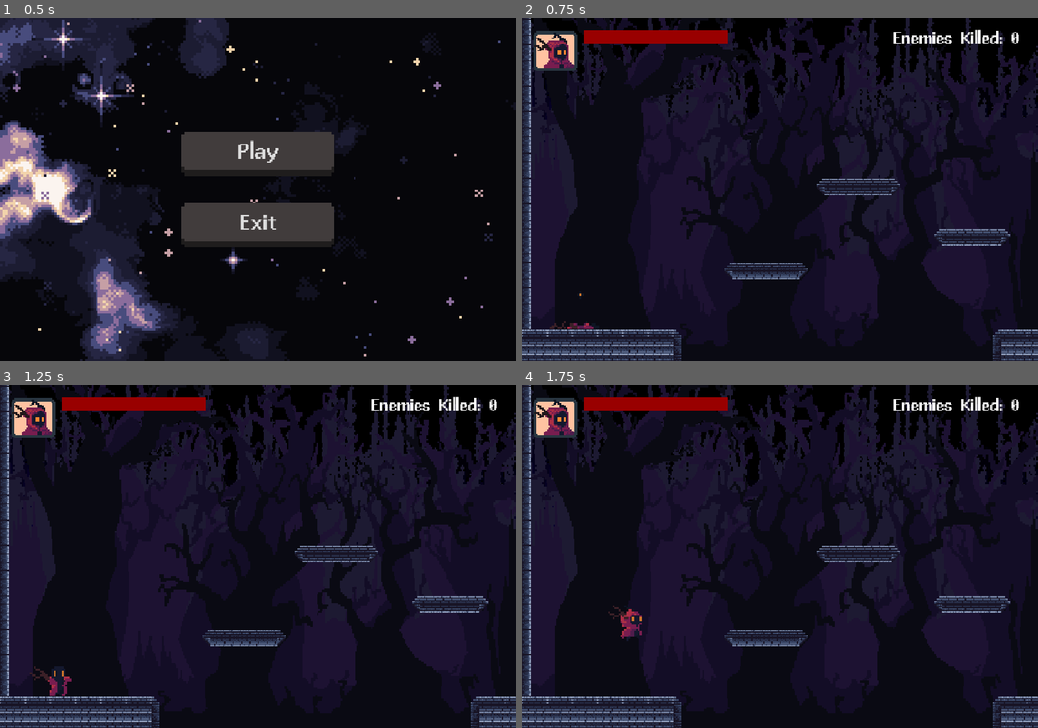
Above: before the commit, frames 1-4 (two rows, left to right).
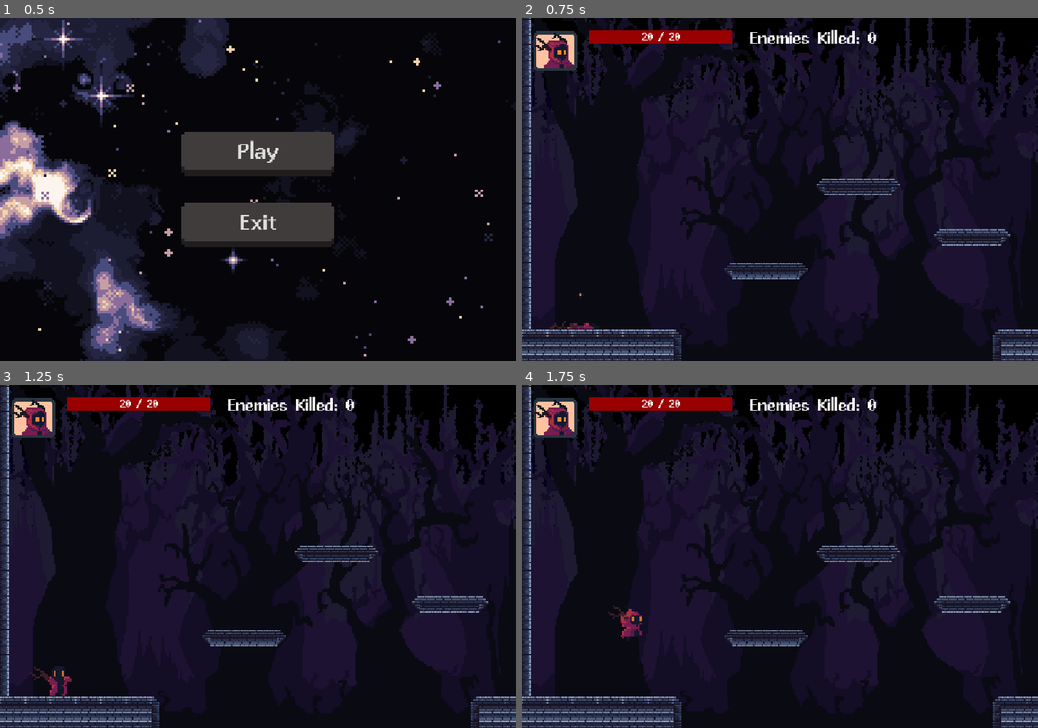
Above: after the commit, the same moments.

Repository: Stasenash/GodotPlatformerTestTask
Game: Godot game, scene res://scenes/main_menu/main_menu.tscn
Two runs of this game, one before a commit and one after it. Both use one fixed random seed, a clock stepped at 60 frames per second and the inputs below.
Inputs:
- Up to frame 1 (0.5 s): no input
- Up to frame 2 (0.75 s): click "Play" at 0.5 s
- Up to frame 3 (1.25 s): no input
- Up to frame 4 (1.75 s): hold D (move_right) from 1.28 s (still down); tap J (attack) at 1.35 s; tap Space (jump) at 1.52 s

Frame 1 is identical in both runs. In frame 2, 1.0% of the frame differs, in the area x 12-97%, y 3-8%; in frame 3, 1.0%; in frame 4, 1.0%.

Commit message:
Added HP Bar label and displaying damage numbers

Diff:
--- a/scenes/enemy/enemy.gd
+++ b/scenes/enemy/enemy.gd
@@ -6,7 +6,7 @@
 const ATTACK_DISTANCE: float = 100.0
 const ATTACK_DAMAGE: int = 3
 const ATTACK_OFFSET: float = 30.0
-
+const DAMAGE_NUMBER_SCENE := preload("res://scenes/ui/damage_number.tscn")
 
 signal died
 
@@ -202,6 +202,8 @@
 	if state in [State.DEAD, State.HIT]:
 		return
 
+	_spawn_damage_number(amount)
+
 	health = clamp(health - amount, 0, max_health)
 
 	if health == 0:
@@ -209,7 +211,12 @@
 	else:
 		_change_state(State.HIT)
 
-
+func _spawn_damage_number(amount: int) -> void:
+	var dmg = DAMAGE_NUMBER_SCENE.instantiate()
+	get_parent().add_child(dmg)
+
+	dmg.global_position = global_position + Vector2(0, -40)
+	dmg.setup(amount)
 
 func _on_detector_body_entered(body: Node2D) -> void:
 	if body == player:
--- /dev/null
+++ b/scenes/ui/damage_number.tscn
@@ -0,0 +1,16 @@
+[gd_scene format=3 uid="uid://bgrihcdoheulr"]
+
+[ext_resource type="Script" uid="uid://b8dko808uqqoi" path="res://scripts/core/damage_number.gd" id="1_ul084"]
+[ext_resource type="FontFile" uid="uid://b7txi7bp2hua4" path="res://assets/fonts/menu_font.tres" id="2_ig17g"]
+
+[node name="DamageNumber" type="Node2D" unique_id=769394666]
+script = ExtResource("1_ul084")
+
+[node name="Damage" type="Label" parent="." unique_id=1060074069]
+offset_right = 40.0
+offset_bottom = 23.0
+theme_override_fonts/font = ExtResource("2_ig17g")
+theme_override_font_sizes/font_size = 30
+text = "20"
+horizontal_alignment = 1
+vertical_alignment = 1
--- a/scenes/ui/hud/hud.tscn
+++ b/scenes/ui/hud/hud.tscn
@@ -38,13 +38,34 @@
 texture = ExtResource("1_qao66")
 stretch_mode = 4
 
-[node name="HPBar" type="ProgressBar" parent="MarginContainer/HBoxContainer" unique_id=642295341]
+[node name="HPContainer" type="Control" parent="MarginContainer/HBoxContainer" unique_id=736561934]
+layout_mode = 2
+
+[node name="HPBar" type="ProgressBar" parent="MarginContainer/HBoxContainer/HPContainer" unique_id=642295341]
 custom_minimum_size = Vector2(300, 30)
-layout_mode = 2
+layout_mode = 0
+offset_left = 10.0
+offset_right = 310.0
+offset_bottom = 30.0
 theme_override_styles/background = SubResource("StyleBoxFlat_as3gr")
 theme_override_styles/fill = SubResource("StyleBoxFlat_ax4tw")
 value = 100.0
 show_percentage = false
+
+[node name="HPText" type="Label" parent="MarginContainer/HBoxContainer/HPContainer/HPBar" unique_id=165750897]
+layout_mode = 1
+anchors_preset = 15
+anchor_right = 1.0
+anchor_bottom = 1.0
+offset_top = 3.0
+offset_bottom = 3.0
+grow_horizontal = 2
+grow_vertical = 2
+theme_override_fonts/font = ExtResource("2_as3gr")
+theme_override_font_sizes/font_size = 25
+text = "100/100"
+horizontal_alignment = 1
+vertical_alignment = 1
 
 [node name="KillsCounter" type="Label" parent="MarginContainer/HBoxContainer" unique_id=1668527152]
 custom_minimum_size = Vector2(600, 100)
--- /dev/null
+++ b/scripts/core/damage_number.gd
@@ -0,0 +1,26 @@
+extends Node2D
+
+@export var float_speed: float = 40.0
+@export var lifetime: float = 0.6
+
+@onready var label: Label = $Damage
+
+var time_passed: float = 0.0
+
+
+func setup(amount: int, color: Color = Color.RED) -> void:
+	label.text = str(amount)
+	label.modulate = color
+
+
+func _process(delta: float) -> void:
+	time_passed += delta
+
+	position.y -= float_speed * delta
+
+	# плавное исчезновение
+	var alpha := 1.0 - (time_passed / lifetime)
+	label.modulate.a = clamp(alpha, 0.0, 1.0)
+
+	if time_passed >= lifetime:
+		queue_free()
--- a/scripts/core/hud.gd
+++ b/scripts/core/hud.gd
@@ -1,7 +1,8 @@
 extends CanvasLayer
 
-@onready var hp_bar: ProgressBar = $MarginContainer/HBoxContainer/HPBar
+@onready var hp_bar: ProgressBar = $MarginContainer/HBoxContainer/HPContainer/HPBar
 @onready var kills_counter: Label = $MarginContainer/HBoxContainer/KillsCounter
+@onready var hp_text: Label = $MarginContainer/HBoxContainer/HPContainer/HPBar/HPText
 
 
 var max_health: int = 100
@@ -10,11 +11,14 @@
 func set_max_health(value: int) -> void:
 	max_health = value
 	hp_bar.max_value = value
-
+	_update_hp_text(hp_bar.value)
 
 func update_health(current: int) -> void:
 	hp_bar.value = current
-
+	_update_hp_text(hp_bar.value)
 
 func update_kills(count: int) -> void:
 	kills_counter.text = "Enemies killed: %d" % count
+
+func _update_hp_text(current: int) -> void:
+	hp_text.text = "%d / %d" % [current, max_health]
--- a/scripts/core/player.gd
+++ b/scripts/core/player.gd
@@ -5,7 +5,7 @@
 const JUMP_FORCE: float = -550.0
 const ATTACK_DAMAGE: int = 2
 const ATTACK_OFFSET: float = 35.0
-
+const DAMAGE_NUMBER_SCENE := preload("res://scenes/ui/damage_number.tscn")
 
 signal health_changed(current: int, max: int)
 signal died
@@ -185,6 +185,8 @@
 	if state in [State.SPAWN, State.HIT, State.DEAD]:
 		return
 
+	_spawn_damage_number(amount)
+
 	health = clamp(health - amount, 0, max_health)
 	emit_signal("health_changed", health, max_health)
 
@@ -193,7 +195,12 @@
 	else:
 		_change_state(State.HIT)
 
-
+func _spawn_damage_number(amount: int) -> void:
+	var dmg = DAMAGE_NUMBER_SCENE.instantiate()
+	get_parent().add_child(dmg)
+
+	dmg.global_position = global_position + Vector2(0, -50)
+	dmg.setup(amount, Color(1, 0.3, 0.3))
 
 func respawn(position: Vector2) -> void:
 	global_position = position
Not shown, added: scripts/core/damage_number.gd.uid
